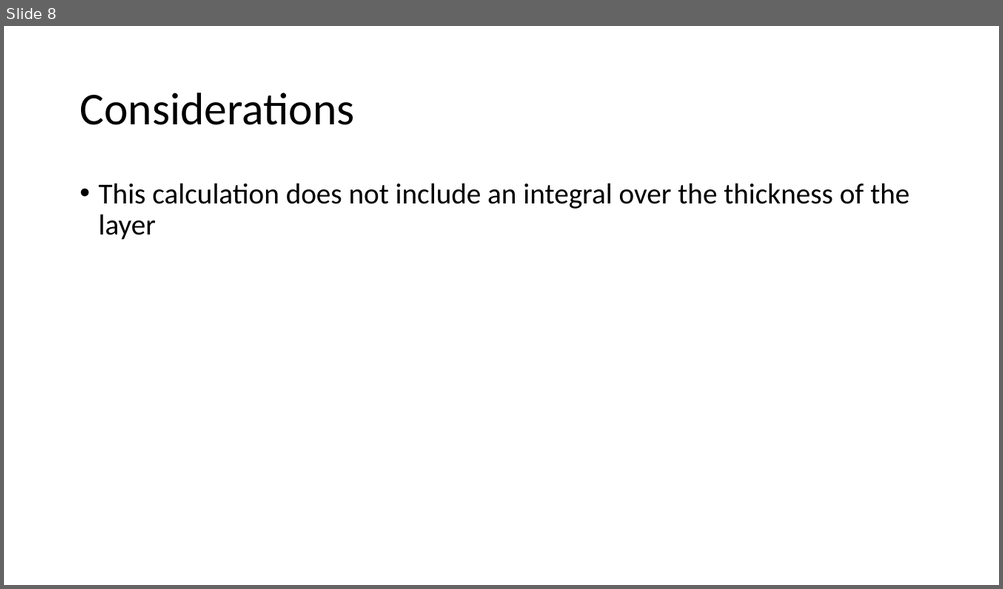
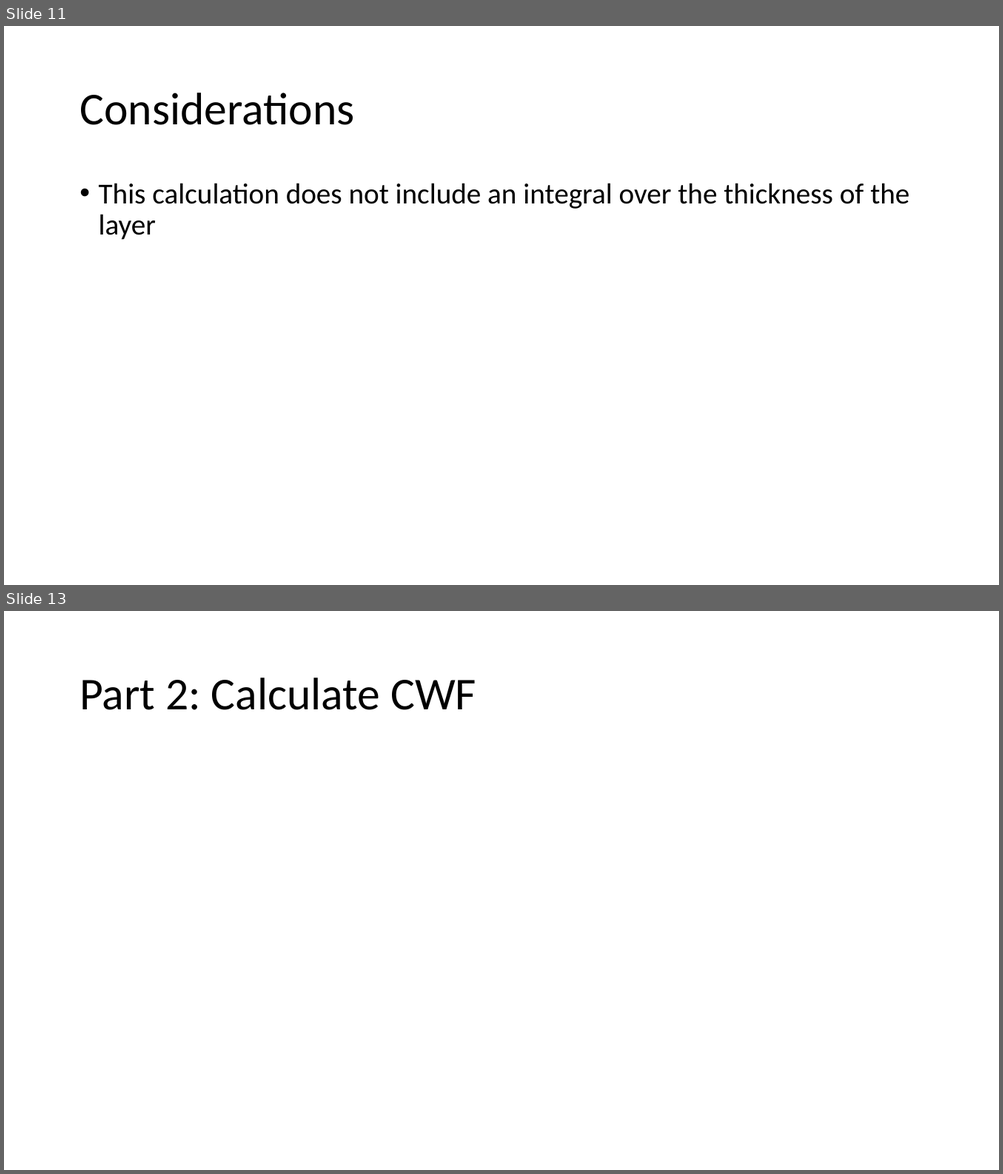
Before and after one commit to akeyel/HI_WRF, a slide deck: Progress/3D_Calcs.pptx. Shown one above the other, each under a label of ours: slide 8 before the commit, slides 11 and 13 after it; the slides between them are not shown. The pictures are 1003x589 and 1003x1174 pixels, drawn with LibreOffice and Linux fonts; fonts in the diff are those of the drawing. Boxes give left, top, right and bottom in pixels: in the first picture for what was removed or moved away, otherwise in the second. Text is boxed around its words. In the diff, an @@ line names an element or a change of style, - is before the commit and + after.

```diff
--- a/Progress/3D_Calcs.pptx
+++ b/Progress/3D_Calcs.pptx
@@ slide 13 added at box(4, 611, 999, 1170), background #FFFFFF @@
@@ title added at box(79, 678, 476, 710), 44 pt, text #000000 @@
+Part 2: Calculate CWF
@@ what was slide 8 is now slide 11 @@
```
Also in this commit, not shown: 12 other slides added, 1 other file.
